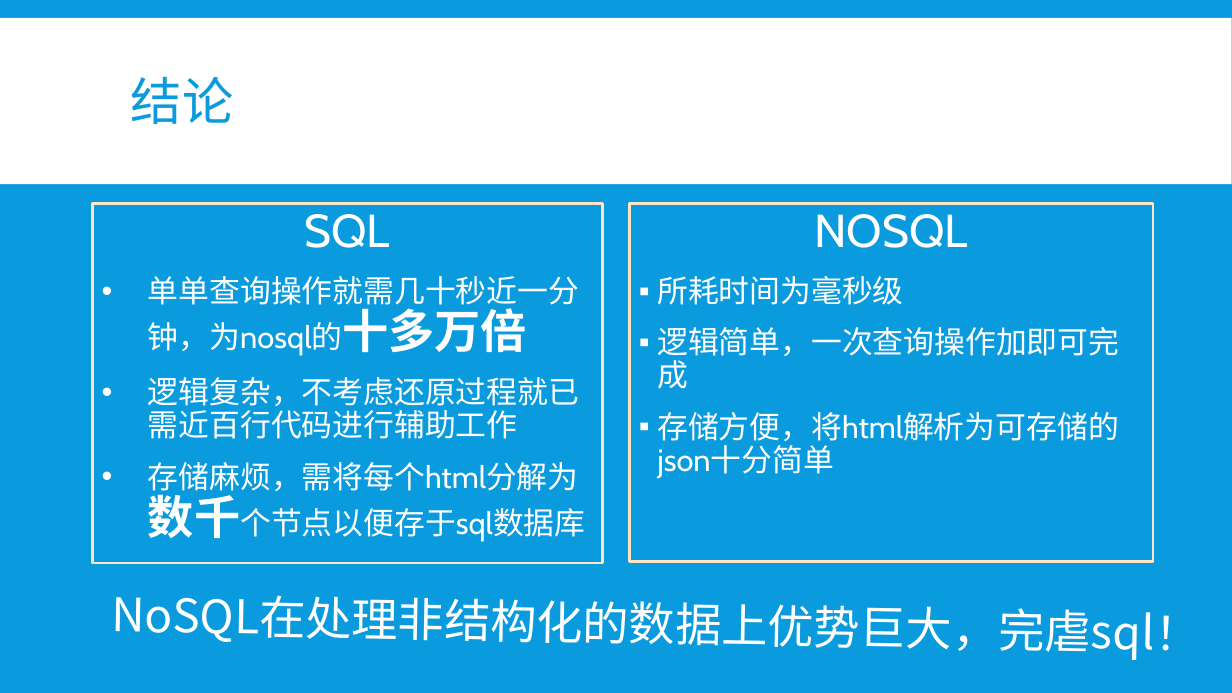
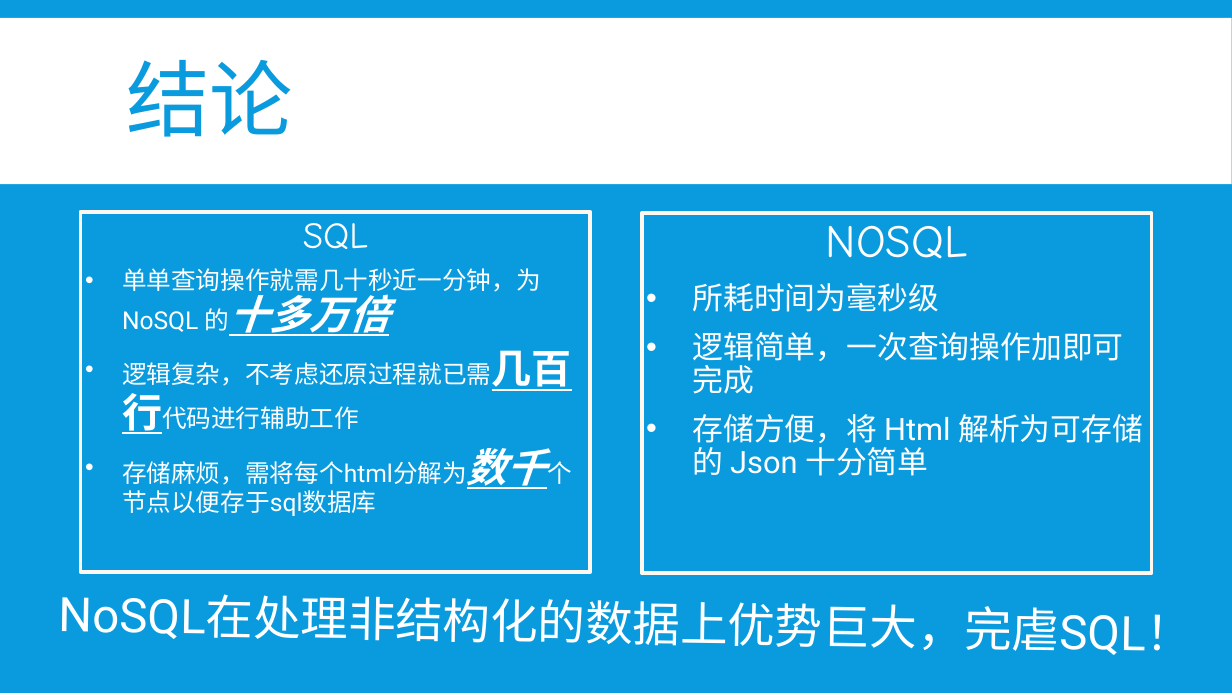
Before and after one commit to b4ubles/PCBNS, a slide deck: slide 32 of doc/NoSQL vs SQL.pptx (slide 26 before the commit). Drawn at 1232x693 pixels with LibreOffice and Linux fonts; fonts in the diff are those of the drawing. Boxes give left, top, right and bottom in pixels: in the first picture for what was removed or moved away, otherwise in the second. Text is boxed around its words. In the diff, an @@ line names an element or a change of style, - is before the commit and + after.

```diff
--- a/doc/NoSQL vs SQL.pptx
+++ b/doc/NoSQL vs SQL.pptx
@@ title "结论" at bbox=[126, 60, 293, 137]: size 40 to 65 pt, font Cabin to Roboto @@
@@ text "SQL": place and size @@
-text "SQL" at bbox=[92, 203, 603, 564]
+text "SQL" at bbox=[80, 212, 591, 572]
@@ text "SQL" at bbox=[80, 212, 591, 572]: outline #FFE6C5 2 pt to #FFF8F0 3 pt @@
@@ text at bbox=[122, 223, 467, 485]: size 36 to 28.8 pt, font Cabin to Comic Neue in "SQL"; size 24 to 19.2 pt, size 36 to 31.2 pt, font Cabin to Roboto, font Noto Sans CJK SC to Roboto, italic on, underline on in "存储麻烦，需将每个html分解为数千个节点以便存于sql数据库"; indent changed; less space between paragraphs @@
@@ rectangle "NOSQL": place and size @@
-rectangle "NOSQL" at bbox=[629, 203, 1153, 562]
+rectangle "NOSQL" at bbox=[641, 213, 1152, 574]
@@ rectangle "NOSQL" at bbox=[641, 213, 1152, 574]: text to rectangle; outline #FFE6C5 2 pt to #FFF8F0 3 pt @@
@@ text in rectangle at bbox=[692, 225, 1123, 394]: font Cabin to Comic Neue in "NOSQL"; font Cabin to Roboto in "所耗时间为毫秒级", "逻辑简单，一次查询操作加即可完成"; less space between paragraphs; bullet ▪ to • @@
@@ text at bbox=[122, 268, 541, 434]: text changed; size 24 to 19.2 pt; font Cabin to Roboto @@
-• 单单查询操作就需几十秒近一分钟，为nosql的十多万倍
-• 逻辑复杂，不考虑还原过程就已需近百行代码进行辅助工作
+• 单单查询操作就需几十秒近一分钟，为 NoSQL 的十多万倍
+• 逻辑复杂，不考虑还原过程就已需几百行代码进行辅助工作
@@ text in rectangle at bbox=[692, 414, 1143, 476]: text changed; font Cabin to Roboto @@
-▪ 存储方便，将html解析为可存储的json十分简单
+• 存储方便，将 Html 解析为可存储的 Json 十分简单
@@ text at bbox=[965, 606, 1193, 655]: text changed; size 36 to 37 pt; font Noto Sans CJK SC to Roboto @@
-NoSQL在处理非结构化的数据上优势巨大，完虐sql！
+NoSQL在处理非结构化的数据上优势巨大，完虐SQL！
```
Also in this commit, not shown: 26 other slides changed, 12 slides added, 3 slides removed.
